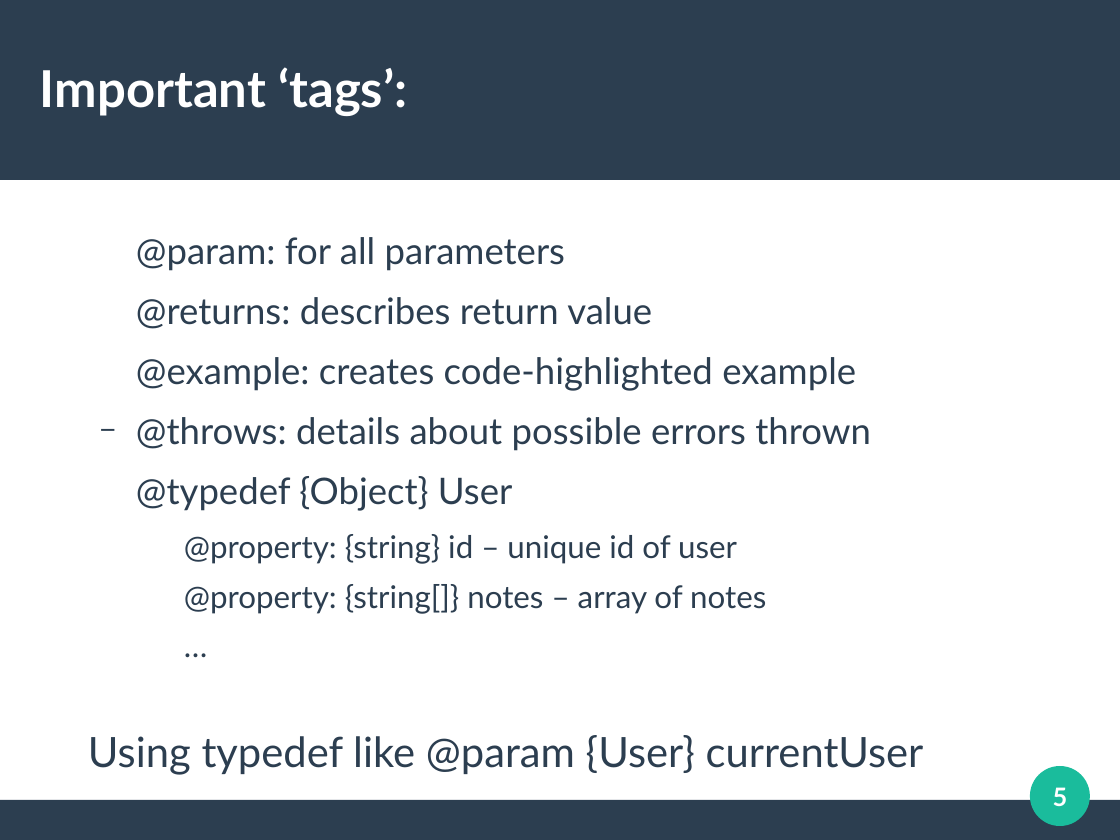
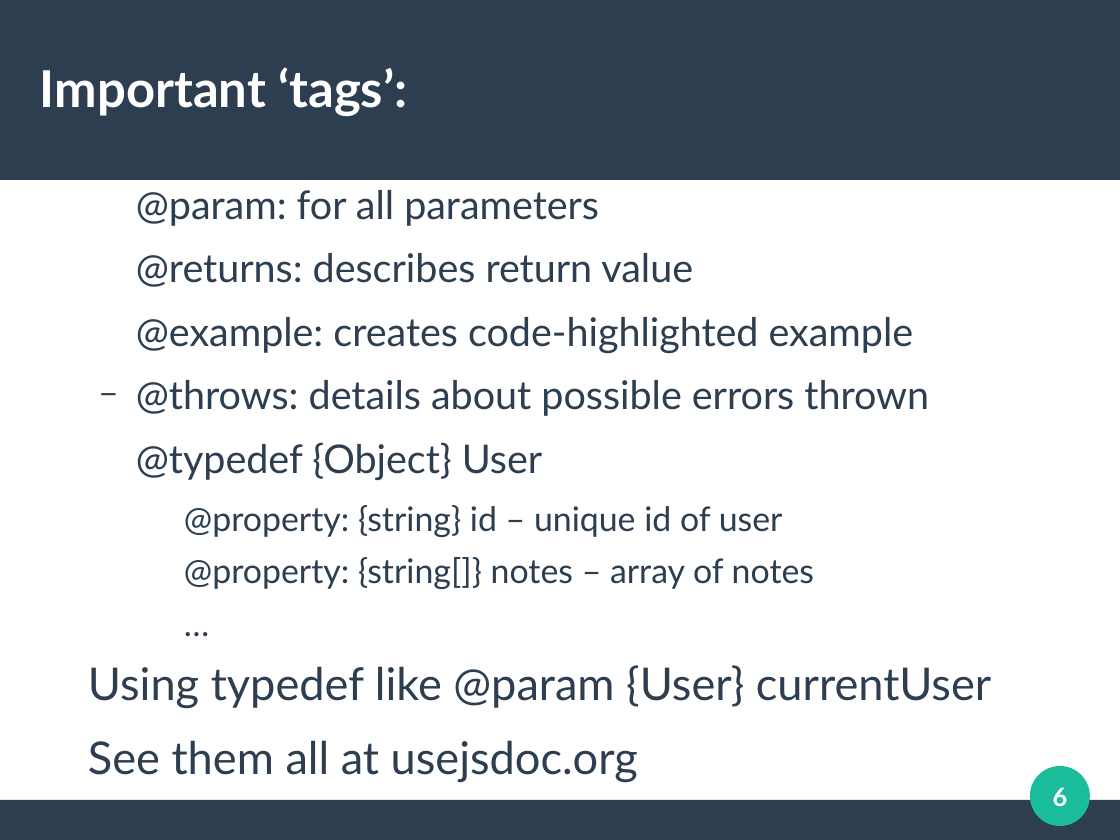
Before and after one commit to NCJS/04-19-tools-for-documenting-your-code, a slide deck: slide 6 of TALK_SLIDESHOW.odp (slide 5 before the commit). Drawn at 1120x840 pixels with LibreOffice and Linux fonts; fonts in the diff are those of the drawing. Boxes give left, top, right and bottom in pixels: in the first picture for what was removed or moved away, otherwise in the second. Text is boxed around its words. In the diff, an @@ line names an element or a change of style, - is before the commit and + after.

```diff
--- a/TALK_SLIDESHOW.odp
+++ b/TALK_SLIDESHOW.odp
@@ text "@param: for all parameters": place and size @@
-text "@param: for all parameters" at [88,237,924,775]
+text "@param: for all parameters" at [88,190,991,783]
@@ text at [88,190,991,709]: size 25.9 to 28 pt in "@param: for all parameters", "@returns: describes return value", "@example: creates code-highlighted example", "@throws: details about possible errors thrown" and 1 more places; size 22.2 to 24 pt in "@property: {string} id – unique id of ...", "@property: {string[]} notes – array of notes", "…"; size 29.6 to 32 pt in "Using typedef like @param {User} currentUser" @@
@@ text at [88,740,638,783]: paragraph added @@
+See them all at usejsdoc.org
@@ page number at [1053,787,1068,806]: text changed @@
-5
+6
```
Also in this commit, not shown: 2 other slides changed, 3 slides added, 1 slide removed, 41 other files.
